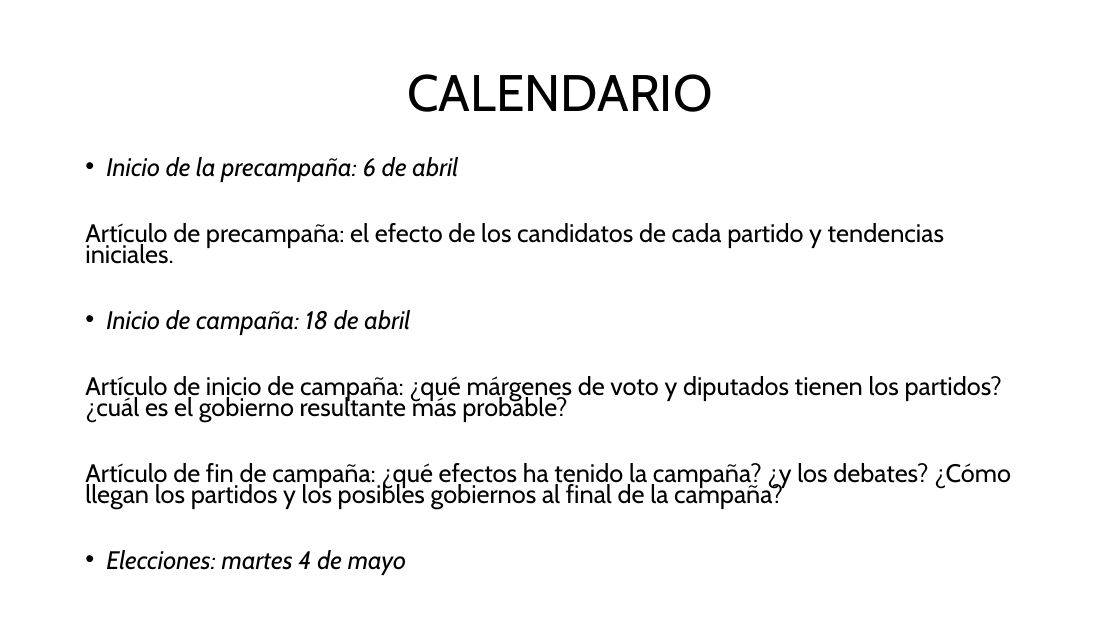
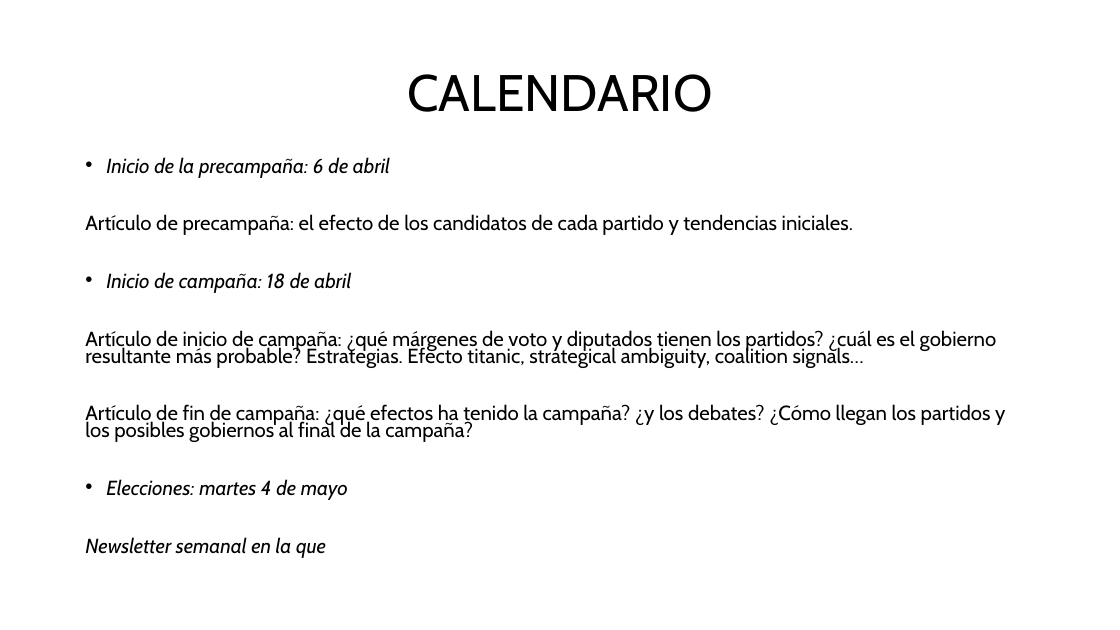
Before and after one commit to aloport/predi_madrid, a slide deck: slide 11 of reunion_2_ep.pptx. Drawn at 1120x630 pixels with LibreOffice and Linux fonts; fonts in the diff are those of the drawing. Boxes give left, top, right and bottom in pixels: in the first picture for what was removed or moved away, otherwise in the second. Text is boxed around its words. In the diff, an @@ line names an element or a change of style, - is before the commit and + after.

```diff
--- a/reunion_2_ep.pptx
+++ b/reunion_2_ep.pptx
@@ text at [85,157,1005,500]: size 21.7 to 17.5 pt in "Inicio de la precampaña: 6 de abril", "Artículo de precampaña: el efecto de los ...", "Inicio de campaña: 18 de abril", "Artículo de fin de campaña: ¿qué efectos ..." and 1 more places @@
@@ text at [85,330,997,368]: text changed; size 21.7 to 17.5 pt @@
-Artículo de inicio de campaña: ¿qué márgenes de voto y diputados tienen los partidos? ¿cuál es el gobierno resultante más probable?
+Artículo de inicio de campaña: ¿qué márgenes de voto y diputados tienen los partidos? ¿cuál es el gobierno resultante más probable? Estrategias. Efecto titanic, strategical ambiguity, coalition signals…
@@ text at [85,537,326,558]: paragraph added @@
+Newsletter semanal en la que
```
Also in this commit, not shown: 1 slide added, 15 other files.
